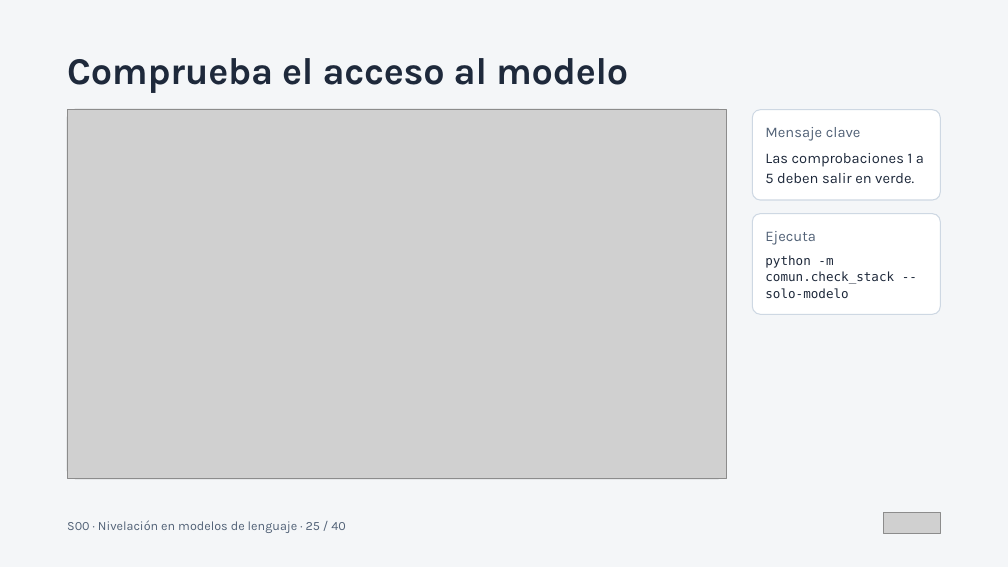
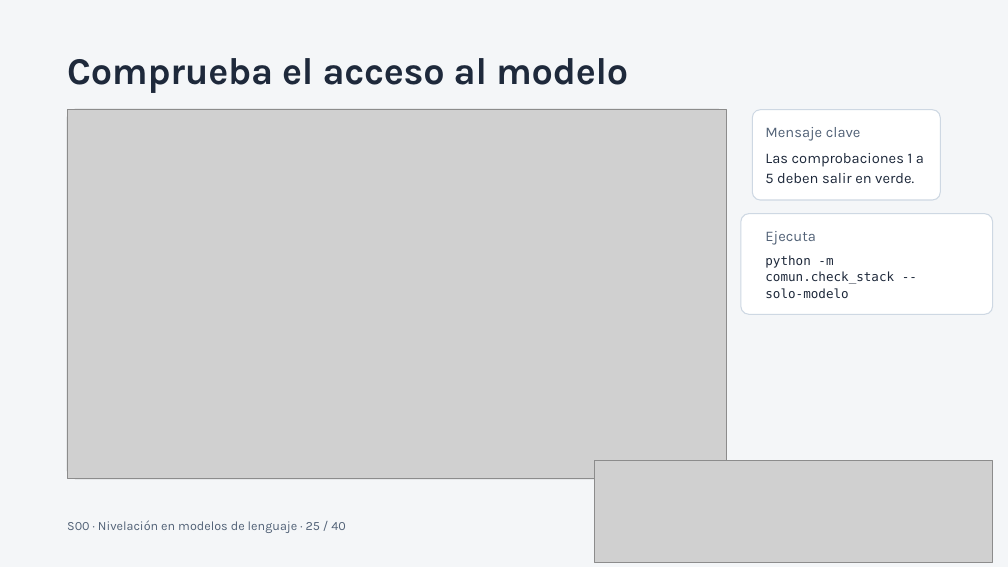
Before and after one commit to javierrosado/ariwalab-course-langchain, a slide deck: slide 28 of 00-preparacion/S00 · Nivelación en modelos de lenguaje.pptx (slide 25 before the commit). Drawn at 1008x567 pixels with LibreOffice and Linux fonts; fonts in the diff are those of the drawing; grey boxes stand for pictures. Boxes give left, top, right and bottom in pixels: in the first picture for what was removed or moved away, otherwise in the second. Text is boxed around its words. In the diff, an @@ line names an element or a change of style, - is before the commit and + after.

```diff
--- a/00-preparacion/S00 · Nivelación en modelos de lenguaje.pptx
+++ b/00-preparacion/S00 · Nivelación en modelos de lenguaje.pptx
@@ rounded rectangle resized from (x1=752, y1=214, x2=941, y2=315) to (x1=741, y1=214, x2=993, y2=315) @@
@@ picture added at (x1=594, y1=461, x2=993, y2=562) @@
@@ picture removed at (x1=883, y1=513, x2=941, y2=534) @@
```
Also in this commit, not shown: 4 other slides changed, 3 slides added, 1 other file.
